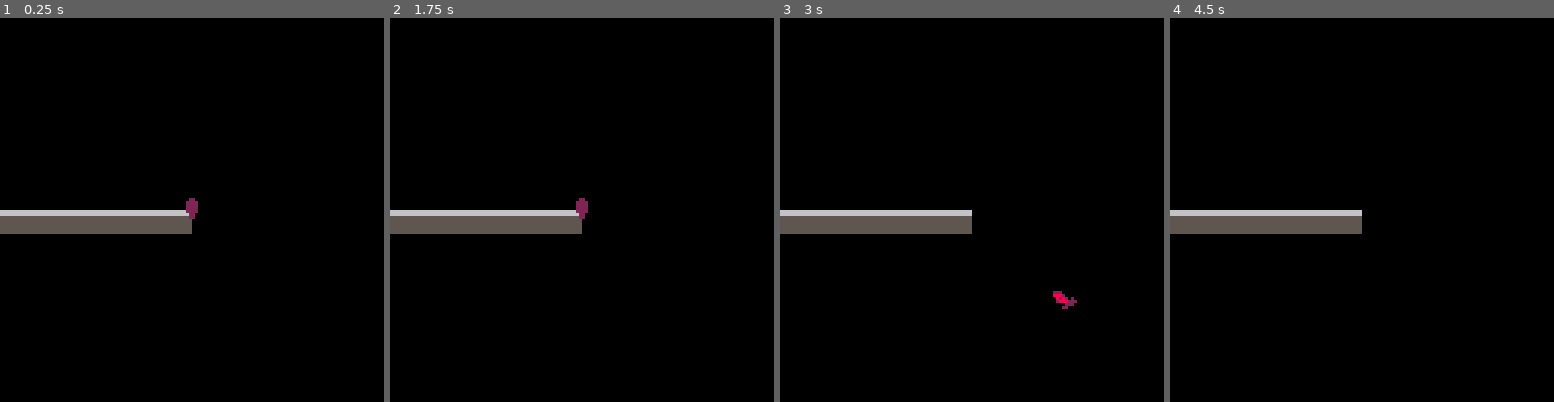
Above: before the commit, frames 1-4 (left to right).
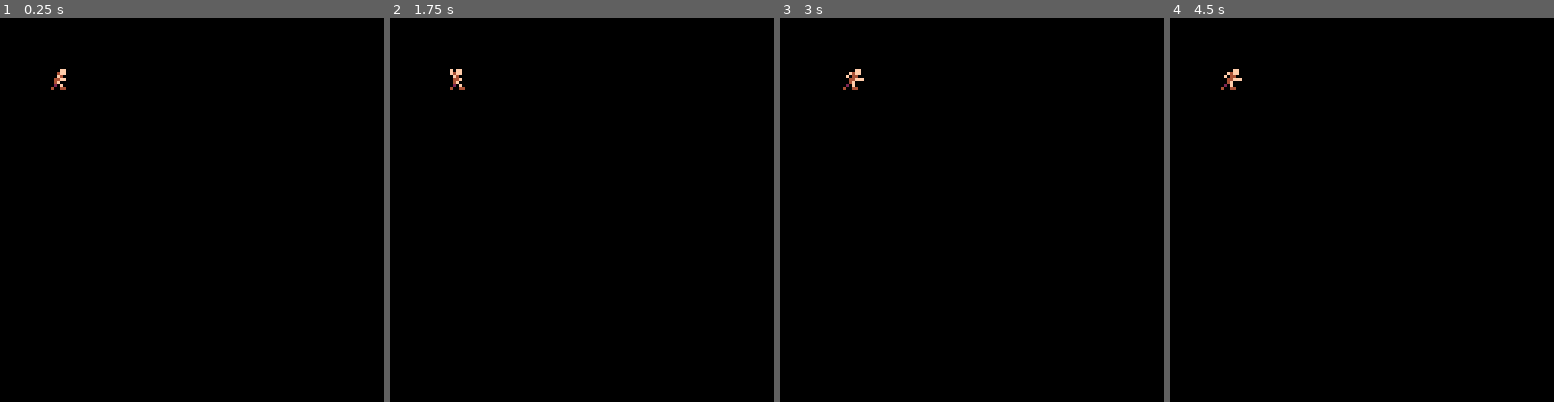
Above: after the commit, the same moments.

Repository: AddisonMink/fortrebosque
Game: PICO-8 cartridge main.p8
Two runs of this game, one before a commit and one after it. Both use one fixed random seed, a clock stepped at 60 frames per second and the inputs below.
Inputs:
- Up to frame 1 (0.25 s): no input
- Up to frame 2 (1.75 s): tap O (Z key) at 0.7, 1.7 s; hold Right from 1.6 s (still down)
- Up to frame 3 (3 s): release Right at 2.1 s; tap O (Z key) at 2.1, 2.5, 2.9 s; hold Right from 2.47 s (still down)
- Up to frame 4 (4.5 s): release Right at 3.03 s; hold Left 3.08-3.58 s; tap O (Z key) at 3.3, 3.7, 4.1 s; hold Right from 4.02 s (still down)

The runs differ from the first frame. In frame 1, 3.3% of the frame differs, in the area x 0-52%, y 13-57%; in frame 2, 3.4%; in frame 3, 3.4%, in the area x 0-78%, y 13-76%; in frame 4, 3.3%.

Commit message:
add player.

Diff:
--- a/main.p8
+++ b/main.p8
@@ -10,7 +10,7 @@
 	i = time() * a.fps
 	i = flr(i) % n + 1
 	s = a.frames[i]
-	f = body.x > 1
+	f = body.facing < 0
 	spr(s,body.x,body.y,1,1,f)
 end
 
@@ -99,16 +99,38 @@
 
 player = {
 	body = body_new(16,16),
-	walk_anim = {
-		frames = {16,17,18,17},
-		fps = 0.5
-	},
+	anim = {frames = {16}, fps = 1},
+	idle_anim = {frames = {16}, fps = 1},
+	walk_anim = {frames = {16,17,18,17},fps = 4},
+	windup_anim = {frames = {20}, fps = 1},
+	attack_anim = {frames = {21}, fps = 1},
+	update = state_machine_behavior_new("walk", {
+		walk = function(me)
+			if btnp(4) then
+				me.body.vel_x = 0
+				me.anim = me.windup_anim
+				return "attack_windup"
+			else
+				local dx = btn(0) and -1 or btn(1) and 1 or 0
+				me.body.vel_x = dx
+				me.anim = dx == 0 and me.idle_anim or me.walk_anim
+				me.body.facing = dx ~= 0 and dx or me.body.facing
+			end
+		end,
+		attack_windup = timed_behavior_new(0.25, function(me, entities)
+			me.anim = me.attack_anim
+			return "attack"
+		end),
+		attack = timed_behavior_new(0.25, function(me, entities)
+			return "walk"
+		end),
+	}),
 	draw = function(me)
-		draw_anim(me.walk_anim,me.body)
+		draw_anim(me.anim,me.body)
 	end
 }
 
-entities = { bat }
+entities = { player }
 
 function _init()
 end
@@ -129,7 +151,6 @@
 
 function _draw()
 	cls()
-	map()
 
 	for e in all(entities) do
 	 if e.draw then
@@ -142,13 +163,13 @@
 
 
 __gfx__
-0000000000ffff0000ffff00000000000077770000cccc0000cccc00000002220000200000022000000000000000000000000000000000000000000000000000
-0000000000f5ff0000f5ff0000fff0000000000000c1cc0000c1cc00000028880202220000222200000000000000000000000000000000000000000000000000
-00700700005fff00005fff00700f00000f0000f0001ccc00001ccc00020282802228822000222200000000000000000000000000000000000000000000000000
-0007700000ffff0000ffff00700f00070ffffff000cccc0000cccc00222888200222022000222200000000000000000000000000000000000000000000000000
-000770000000600000006000700f00070f0000f00000100000001000022200000002200000222200000000000000000000000000000000000000000000000000
-00700700006ff600000ff600700f000700000000001cc100000cc100000220000000000000022000000000000000000000000000000000000000000000000000
-00000000000ff000006ff00000fff07000700070000cc000001cc000000000000000000000022000000000000000000000000000000000000000000000000000
+0000000000ffff0000ffff00000000000077770000cccc0000cccc00000002220000200000028000000000000000000000000000000000000000000000000000
+0000000000f5ff0000f5ff0000fff0000000000000c1cc0000c1cc00000028880202220000222800000000000000000000000000000000000000000000000000
+00700700005fff00005fff00700f00000f0000f0001ccc00001ccc00020282802228822000222800000000000000000000000000000000000000000000000000
+0007700000ffff0000ffff00700f00070ffffff000cccc0000cccc00222888200222022000122800000000000000000000000000000000000000000000000000
+000770000000600000006000700f00070f0000f00000100000001000022200000002200000122200000000000000000000000000000000000000000000000000
+00700700006ff600000ff600700f000700000000001cc100000cc100000220000000000000012000000000000000000000000000000000000000000000000000
+00000000000ff000006ff00000fff07000700070000cc000001cc000000000000000000000012000000000000000000000000000000000000000000000000000
 00000000006060000006060000000000000777000010100000010100000000000000000000000000000000000000000000000000000000000000000000000000
 0000000000000000000000000000ff00000000000000000000000000000000000000000000000000000000000000000000000000000000000000000000000000
 0000ff00000ff0000000ff000004ff000f0ff00000000ff000000000000000000000000000000000000000000000000000000000000000000000000000000000
